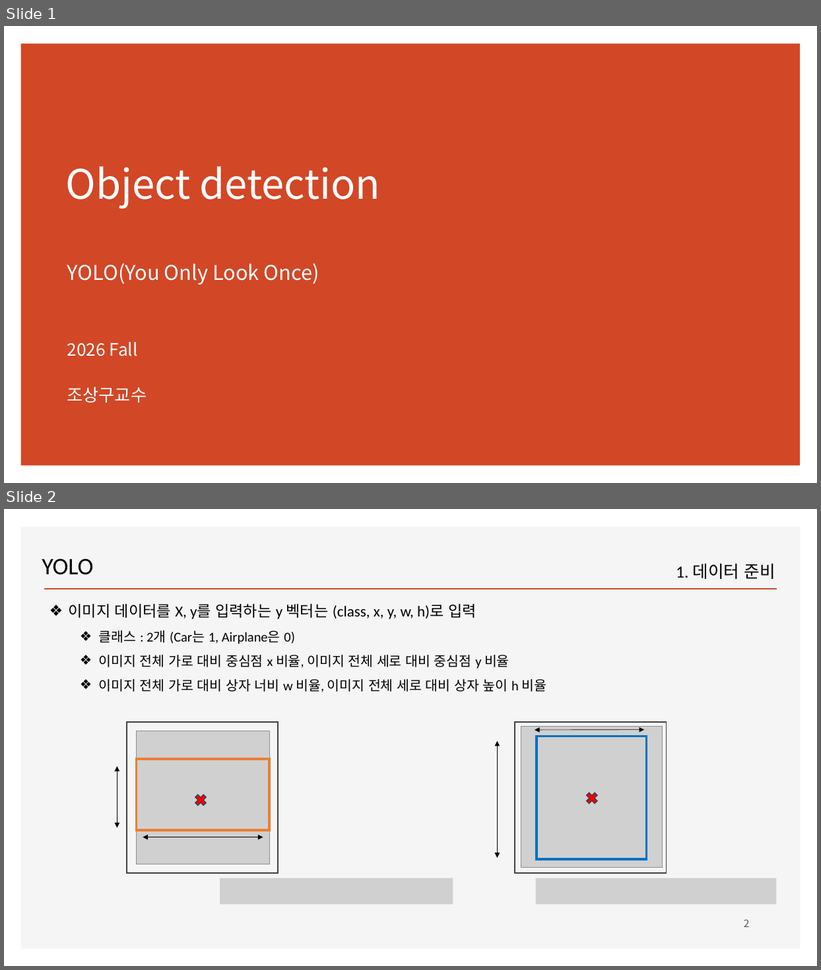
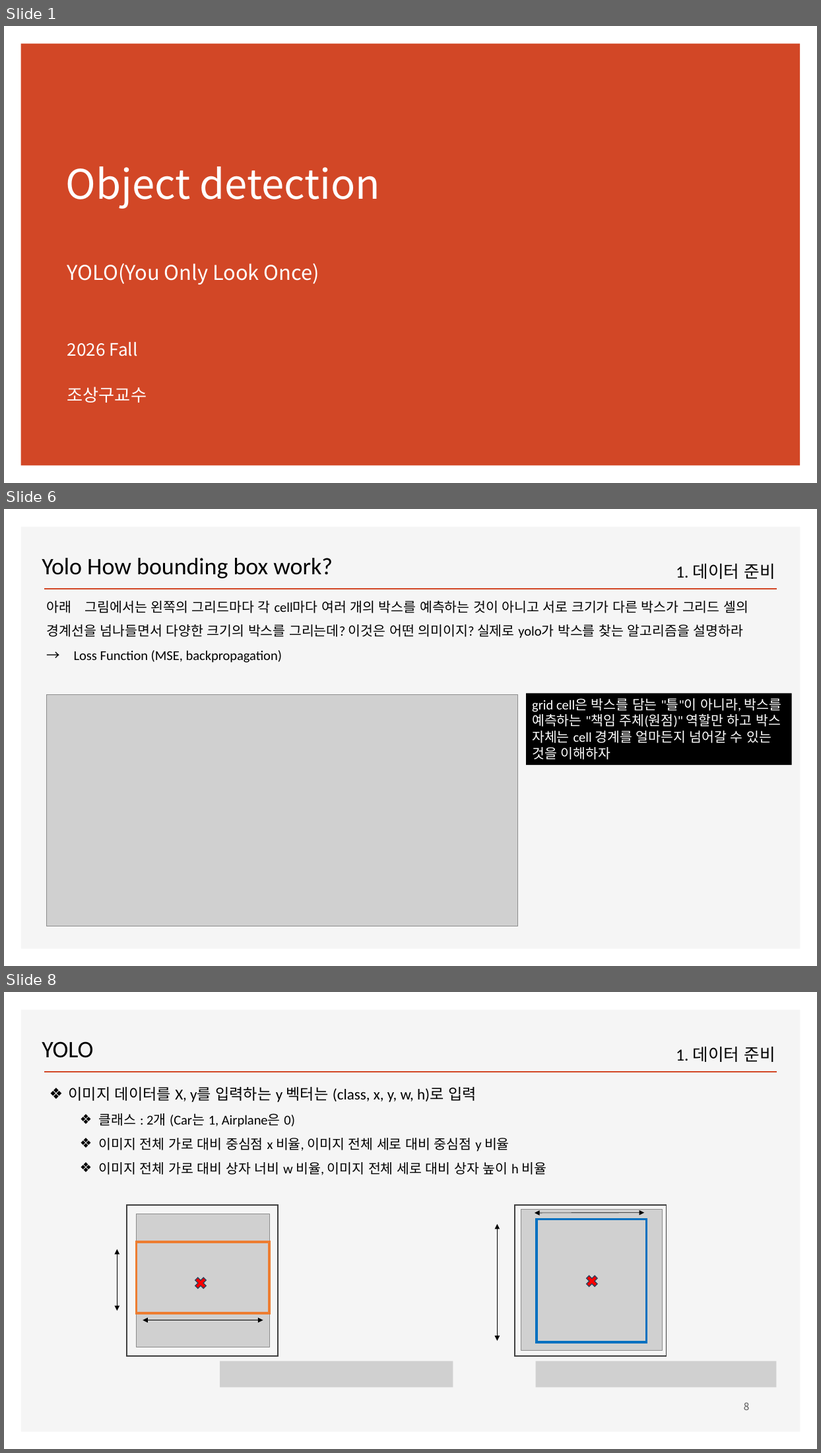
Before and after one commit to ancestor9/2026_Fall_Deep-Learning-with-Python, a slide deck: Chapter 12 Object detection.pptx. Shown one above the other, each under a label of ours: slides 1 and 2 before the commit, slides 1, 6 and 8 after it; the slides between them are not shown. The pictures are 821x970 and 821x1453 pixels, drawn with LibreOffice and Linux fonts; fonts in the diff are those of the drawing; grey boxes stand for pictures; background and template pictures are left out. Boxes give left, top, right and bottom in pixels: in the first picture for what was removed or moved away, otherwise in the second. Text is boxed around its words. In the diff, an @@ line names an element or a change of style, - is before the commit and + after.

```diff
--- a/Chapter 12 Object detection.pptx
+++ b/Chapter 12 Object detection.pptx
@@ slide 6 added at [4, 509, 817, 966], background #FFFFFF; not listed: 2 template elements that a slide beside it also shows @@
@@ text added at [42, 558, 333, 578], 28 pt, text #000000 @@
+Yolo How bounding box work?
@@ text added at [676, 563, 776, 579], 20 pt, text #000000 @@
+1. 데이터 준비
@@ text added at [47, 601, 748, 663], 16 pt, text #000000 @@
+아래 그림에서는 왼쪽의 그리드마다 각 cell마다 여러 개의 박스를 예측하는 것이 아니고 서로 크기가 다른 박스가 그리드 셀의 경계선을 넘나들면서 다양한 크기의 박스를 그리는데? 이것은 어떤 의미이지? 실제로 yolo가 박스를 찾는 알고리즘을 설명하라 → Loss Function (MSE, backpropagation)
@@ picture added at [47, 694, 517, 926] @@
@@ rectangle added at [526, 693, 792, 765], fill #000000, 16 pt, text #FFFFFF @@
+grid cell은 박스를 담는 "틀"이 아니라, 박스를 예측하는 "책임 주체(원점)" 역할만 하고 박스 자체는 cell 경계를 얼마든지 넘어갈 수 있는 것을 이해하자
@@ what was slide 2 is now slide 8 @@
@@ page number at [744, 1403, 750, 1410]: text changed @@
-2
+8
```
Also in this commit, not shown: 1 slide changed, 5 other slides added.
